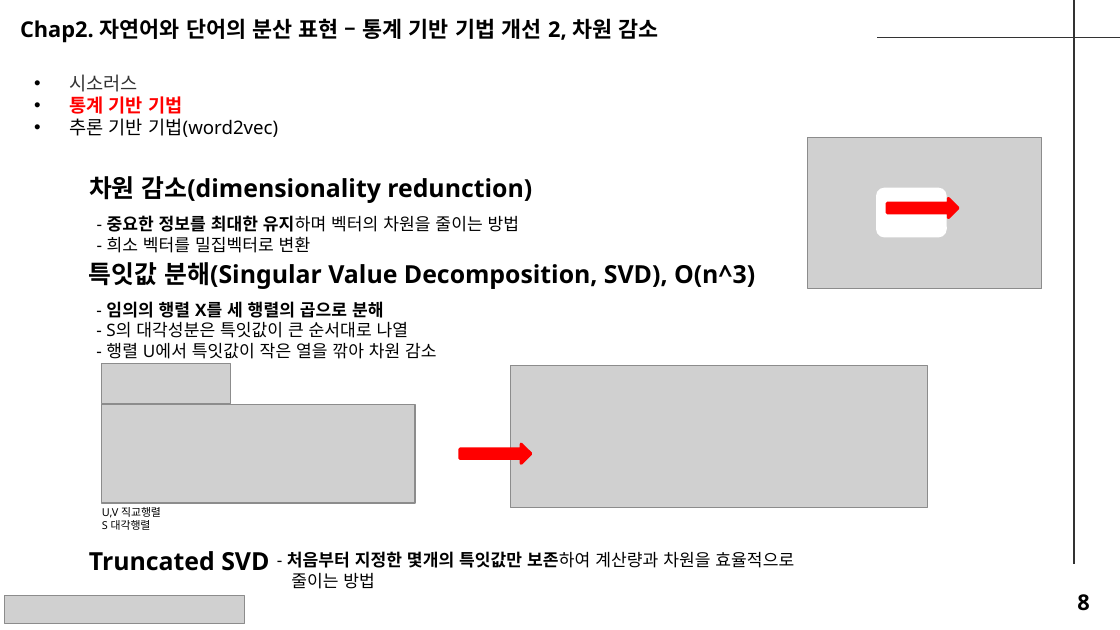
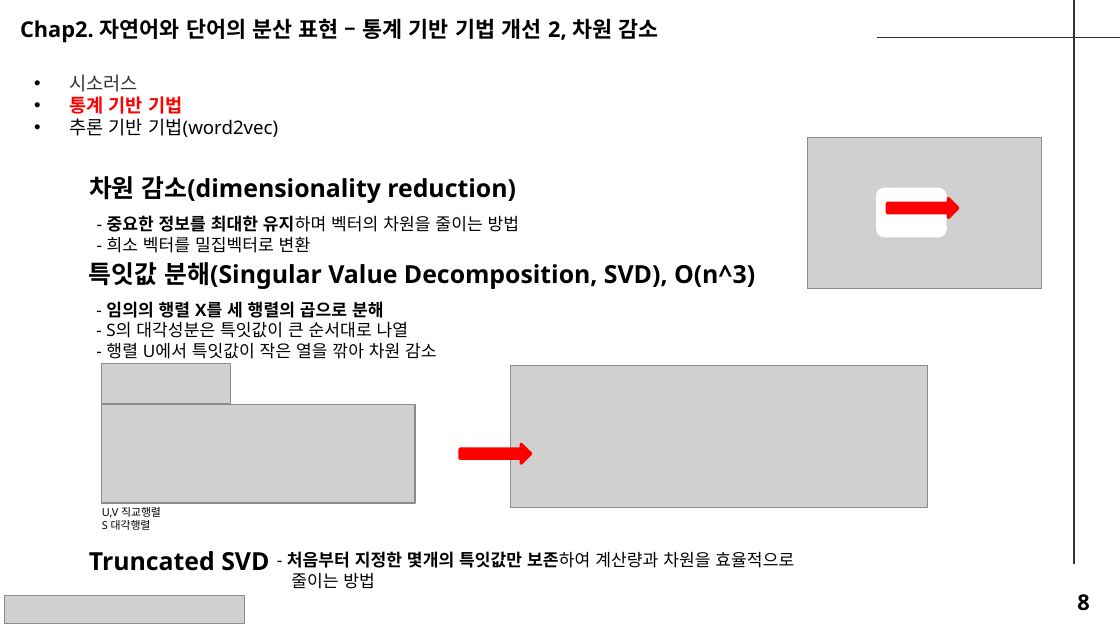
Before and after one commit to seungdeng/Deep-Learning-from-Scratch, a slide deck: slide 8 of study/발표자료/(이승건)250220_밑딥2_chap2-5.pptx. Drawn at 1120x630 pixels with LibreOffice and Linux fonts; fonts in the diff are those of the drawing; grey boxes stand for pictures. Boxes give left, top, right and bottom in pixels: in the first picture for what was removed or moved away, otherwise in the second. Text is boxed around its words. In the diff, an @@ line names an element or a change of style, - is before the commit and + after.

```diff
--- a/study/발표자료/(이승건)250220_밑딥2_chap2-5.pptx
+++ b/study/발표자료/(이승건)250220_밑딥2_chap2-5.pptx
@@ text at (x1=89, y1=176, x2=516, y2=203): text changed @@
-차원 감소(dimensionality redunction)
+차원 감소(dimensionality reduction)
```
Also in this commit, not shown: 5 other slides changed, 2 slides added.
